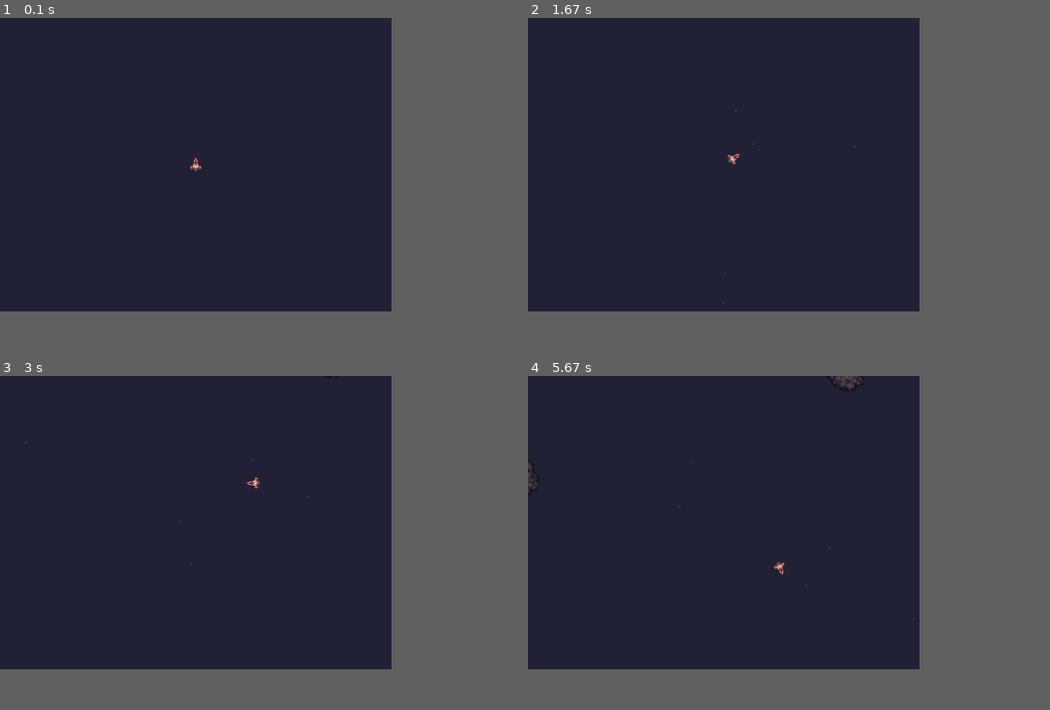
Above: before the commit, frames 1-4 (two rows, left to right).
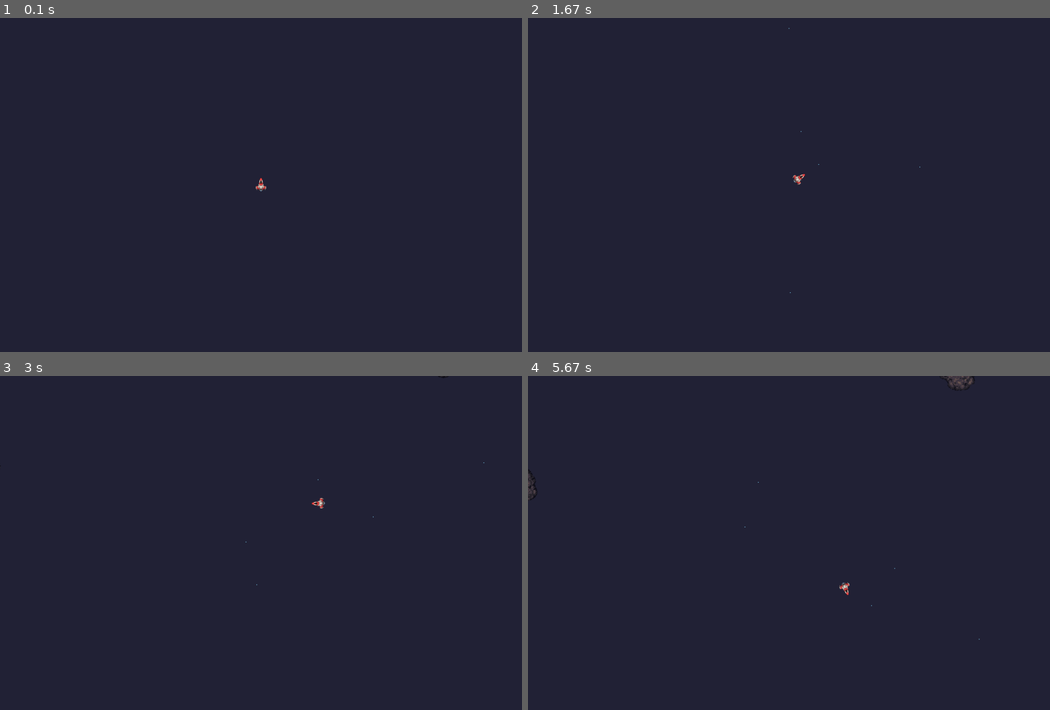
Above: after the commit, the same moments.

Repository: mattstoneham/Pygame
Game: pygame game, started from asteroids/asteroids.py
Two runs of this game, one before a commit and one after it. Both use one fixed random seed, a clock stepped at 60 frames per second and the inputs below.
Inputs:
- Up to frame 1 (0.1 s): no input
- Up to frame 2 (1.67 s): hold Space 0.33-0.8 s; hold D 0.33-0.8 s; hold D 0.83-1.3 s; tap Space at 0.9, 1.2, 1.4 s; hold W 1.33-1.63 s
- Up to frame 3 (3 s): hold D 1.67-2.13 s; tap Space at 1.73, 2.03, 2.23, 2.53, 2.8 s; hold A 2.17-2.7 s; hold A from 2.73 s (still down)
- Up to frame 4 (5.67 s): tap Space at 3.1, 3.23, 3.63, 3.93, 4.3, 4.6, 4.8, 5.1, 5.3, 5.63 s; release A at 3.13 s; hold W 3.17-3.53 s; hold D 3.57-4.2 s; hold A 4.23-4.7 s; hold D 4.73-5.2 s; hold W 5.23-5.53 s; hold D from 5.57 s (still down)
In our replay, the window is 675x506 before the commit and 900x576 after it. These sizes can differ from the game's own. Grey fills any space a smaller window leaves; there, only what the larger window draws over its background counts as a difference.

The runs differ from the first frame. In frame 1, less than 0.1% of the frame differs, in the area x 36-51%, y 41-52%; in frame 2, less than 0.1%; in frame 3, 0.1%; in frame 4, 0.4%, in the area x 0-87%, y 0-79%.

Commit message:
Added more asteroid 01 sprites Asteroid resources now dict of dicts to support per type stats Asteroids now pick random range & dir on spawn, scaled for size New asteroids spawn, initially every 1000ms decreasing by 100ms each time

Diff:
--- a/asteroids/asteroids.py
+++ b/asteroids/asteroids.py
@@ -24,15 +24,14 @@
 class Window(object):
 
     DISPLAYSURF = ''
-    WINDOWSIZE=(1200, 900)
-    CAPTION = 'your caption here'
-
-    def __init__(self, WINDOWSIZE=WINDOWSIZE, CAPTION=CAPTION): # class constructor
-        self.DISPLAYSURF = pygame.display.set_mode(WINDOWSIZE, 0, 32)
+
+    def __init__(self, WINDOW_SIZE=(1280, 1024), CAPTION='your caption here'): # class constructor
+        self.WINDOW_SIZE = WINDOW_SIZE
+        self.DISPLAYSURF = pygame.display.set_mode(WINDOW_SIZE, 0, 32)
         pygame.display.set_caption(CAPTION)
 
     def get_center(self):
-        return (int(self.WINDOWSIZE[0] / 2), int(self.WINDOWSIZE[1] / 2))
+        return (int(self.WINDOW_SIZE[0] / 2), int(self.WINDOW_SIZE[1] / 2))
 
 
 class SpaceObject(pygame.sprite.Sprite):
@@ -153,19 +152,18 @@
             if self.wraparound:
                 # screen position wrap around
                 if self.position.x < -self.screenpadding:
-                    self.position.x = self.window.WINDOWSIZE[0] + self.screenpadding
-                if self.position.x > self.window.WINDOWSIZE[0] + self.screenpadding:
+                    self.position.x = self.window.WINDOW_SIZE[0] + self.screenpadding
+                if self.position.x > self.window.WINDOW_SIZE[0] + self.screenpadding:
                     self.position.x = -self.screenpadding
                 if self.position.y < -self.screenpadding:
-                    self.position.y = self.window.WINDOWSIZE[1] + self.screenpadding
-                if self.position.y > self.window.WINDOWSIZE[1] + self.screenpadding:
+                    self.position.y = self.window.WINDOW_SIZE[1] + self.screenpadding
+                if self.position.y > self.window.WINDOW_SIZE[1] + self.screenpadding:
                     self.position.y = -self.screenpadding
 
             self.position += self.motion_vector
             self.rect.center = self.position
         else:
             # unless heath has dropped to zero or below
-            print('{0} health reached zero'.format(self))
             self.on_health_zero()
 
         self.on_end_update()    # optionally, do something after the update
@@ -296,10 +294,10 @@
     SPAWN_SCREEN_PAD = -100
 
     # resource definitions
-    asteroid_sprites_a = {1: 'asteroid_01_a.png', 2: 'asteroid_01_a.png', 3: 'asteroid_01_a.png'}
-    asteroid_sprites_b = {1: 'asteroid_01_a.png', 2: 'asteroid_01_a.png', 3: 'asteroid_01_a.png'}
-    asteroid_sprites_c = {1: 'asteroid_01_a.png', 2: 'asteroid_01_a.png', 3: 'asteroid_01_a.png'}
-    asteroid_sprites_d = {1: 'asteroid_01_a.png', 2: 'asteroid_01_a.png', 3: 'asteroid_01_a.png'}
+    asteroid_sprites_a = {'images':{1: 'asteroid_01_a.png', 2: 'asteroid_01_b.png', 3: 'asteroid_01_c.png'}}
+    asteroid_sprites_b = {'images':{1: 'asteroid_01_a.png', 2: 'asteroid_01_b.png', 3: 'asteroid_01_c.png'}}
+    asteroid_sprites_c = {'images':{1: 'asteroid_01_a.png', 2: 'asteroid_01_b.png', 3: 'asteroid_01_c.png'}}
+    asteroid_sprites_d = {'images':{1: 'asteroid_01_a.png', 2: 'asteroid_01_b.png', 3: 'asteroid_01_c.png'}}
 
     def __init__(self, window, stage=1, spawn_position=False):  # class constructor
         SpaceObject.__init__(self, window)  # init the parent class
@@ -308,17 +306,18 @@
 
         self.stage = stage
         self.health = 100
-        self.min_velocity = 0.05     # default values for 100 x 100 sprite
-        self.max_velocity = 0.4    # default values for 100 x 100 sprite
-        self.rotation_speed = 1     # default values for 100 x 100 sprite
-
+        self.min_velocity = 0.05            # default values for 120 x 120 sprite
+        self.max_velocity = 0.4             # default values for 120 x 120 sprite
+        self.min_rotation_speed = 0.1       # default values for 120 x 120 sprite
+        self.max_rotation_speed = 0.3       # default values for 120 x 120 sprite
 
 
         # pick random sprite set
         self.asteroid_sprites = {}
         self.asteroid_sprites = np.random.choice([self.asteroid_sprites_a, self.asteroid_sprites_b,
                                                   self.asteroid_sprites_c, self.asteroid_sprites_d], 1)[0]
-        self.image_original = pygame.image.load(os.path.join(SPRITEDIR, self.asteroid_sprites[self.stage]))
+
+        self.image_original = pygame.image.load(os.path.join(SPRITEDIR, self.asteroid_sprites['images'][self.stage]))
 
         # this is temporary, need some art at this resolution
         if stage == 1:
@@ -327,10 +326,14 @@
             self.image_original = pygame.transform.smoothscale(self.image_original, (70, 70))
             self.min_velocity *= 2
             self.max_velocity *= 2
+            self.min_rotation_speed *= 2
+            self.max_rotation_speed *= 2
         if stage == 3:
             self.image_original = pygame.transform.smoothscale(self.image_original, (35, 35))
             self.min_velocity *= 4
             self.max_velocity *= 4
+            self.min_rotation_speed *= 4
+            self.max_rotation_speed *= 4
 
         self.image = self.image_original.copy()
         self.image.set_colorkey((COLOURS['BLACK']))
@@ -341,44 +344,46 @@
 
         # build polar vector of x = 0, y = rand min->max
         self.motion_vector = pygame.Vector2(0, random.uniform(self.min_velocity, self.max_velocity))
+        # set rotation speed, pick between rand min/max and direction
+        self.rotation_speed = random.uniform(self.min_rotation_speed, self.max_rotation_speed) * np.random.choice([1, -1])
 
         if spawn_position:
-            #print('spawning asteroid at position {0}'.format(spawn_position))
             # spawn at given position
             self.position = pygame.Vector2(spawn_position[0], spawn_position[1])
             self.motion_vector = self.motion_vector.rotate(random.randint(0, 360))
         else:
-            #print('Spawning asteroid randomly off screen')
             # pick random side to spawn - top, left, right, bottom
             spawnside = np.random.choice(['top', 'bottom', 'left', 'right'], 1)[0]
             # pick random (range constrained) position and vector rotate to start
             if spawnside == 'top':
-                self.position = pygame.Vector2(random.randint(0, window.WINDOWSIZE[0]), self.SPAWN_SCREEN_PAD)
+                self.position = pygame.Vector2(random.randint(0, window.WINDOW_SIZE[0]), self.SPAWN_SCREEN_PAD)
                 self.motion_vector = self.motion_vector.rotate((random.randint(-80, 80)) - 1)
             if spawnside == 'left':
-                self.position = pygame.Vector2(self.SPAWN_SCREEN_PAD, random.randint(0, window.WINDOWSIZE[1]))
+                self.position = pygame.Vector2(self.SPAWN_SCREEN_PAD, random.randint(0, window.WINDOW_SIZE[1]))
                 self.motion_vector = self.motion_vector.rotate((random.randint(10, 170)) * -1)
             if spawnside == 'right':
-                self.position = pygame.Vector2(window.WINDOWSIZE[0] - self.SPAWN_SCREEN_PAD,
-                                               random.randint(0, window.WINDOWSIZE[1]))
+                self.position = pygame.Vector2(window.WINDOW_SIZE[0] - self.SPAWN_SCREEN_PAD,
+                                               random.randint(0, window.WINDOW_SIZE[1]))
                 self.motion_vector = self.motion_vector.rotate((random.randint(190, 350)) * -1)
             if spawnside == 'bottom':
-                self.position = pygame.Vector2(random.randint(0, window.WINDOWSIZE[0]),
-                                               window.WINDOWSIZE[1] - self.SPAWN_SCREEN_PAD)
+                self.position = pygame.Vector2(random.randint(0, window.WINDOW_SIZE[0]),
+                                               window.WINDOW_SIZE[1] - self.SPAWN_SCREEN_PAD)
                 self.motion_vector = self.motion_vector.rotate((random.randint(100, 260)) - 1)
 
         self.rect.center = self.position
 
+    def update_orientation(self):
+        self.orientation += self.rotation_speed
+
     def set_wraparound(self):  # overrides inherited method to allow spawning off screen, with wraparound set to true once visible
-        if self.position.x > 0 and self.position.x < self.window.WINDOWSIZE[0]:
-            if self.position.y > 0 and self.position.y < self.window.WINDOWSIZE[1]:
+        if self.position.x > 0 and self.position.x < self.window.WINDOW_SIZE[0]:
+            if self.position.y > 0 and self.position.y < self.window.WINDOW_SIZE[1]:
                 self.wraparound = True
         return self.wraparound
 
     def on_health_zero(self):
         if not self.stage == 3:
             for i in range(4):
-                #print('Spawning new asteroids')
                 ast = Asteroid(self.window, stage=self.stage+1, spawn_position=self.rect.center)
                 asteroid_sprites.add(ast)
         pygame.sprite.Sprite.kill(self)
@@ -404,12 +409,9 @@
         self.health = 1
         self.damage = 100
         self.lifespan = 1500  # milliseconds
-        # print('spawned projectile at {0} with vector {1}'.format(self.position, self.motion_vector))
         self.window = window
 
         self.rebuild()
-        #self.rect = self.image.get_rect()
-        #self.screenpadding = (self.image_original.get_rect().size[1] / 2)  # set wrap screen padding to half sprite size
 
     def set_wraparound(self):
         return True
@@ -431,40 +433,48 @@
     FPS = 120               # set frames per second
     COLLISION_TICK = 16     # tick interval in milliseconds for collision detection
     RESPAWN_DELAY = 3000    # re-spawn delay time in milliseconds
-
     clock = pygame.time.Clock()
+
     # create the window
-    window = Window(CAPTION='player movement test')  # instance a window for the game
-
-    # keyboard mappings
+    window = Window(WINDOW_SIZE=(1600, 1024), CAPTION='player movement test')  # instance a window for the game
+
+    # player1 keyboard mappings
     INPUT_ROTATE_CCW = 'left_arrow'
     INPUT_ROTATE_CW = 'right_arrow'
     INPUT_THRUST = 'up_arrow'
     INPUT_FIRE = 'space'
 
     # spawn the player
-    #player_sprites = pygame.sprite.Group()
     player1 = Player(window)
     player_sprites.add(player1)
     player_update_sprites.add(player1)
     player_draw_sprites.add(player1)
-    player_awaiting_respawn = {}   # dict of players awaiting respawn, contains player object and time
+    player_awaiting_respawn = {}   # dict of players awaiting re-spawn, contains player object and time
 
     # spawn some asteroids!
-    #asteroid_sprites = pygame.sprite.Group()
     asteroid_spawn_interval = 10000  # in milliseconds
     num_initial_asteroids = 4
 
     asteroid_list = []
     for i in range(num_initial_asteroids):
-        #print('spawning asteroid')
         ast = Asteroid(window)
         asteroid_sprites.add(ast)
-
+    last_asteroid_spawntime = 0
+    print('asteroid spawned, next one in {0} milliseconds'.format(asteroid_spawn_interval))
 
     while True: # main game loop
         clock.tick(FPS)
         timenow = pygame.time.get_ticks()
+
+
+        # asteroid spawn manager
+        if timenow > last_asteroid_spawntime + asteroid_spawn_interval:
+            # spawn another asteroid
+            asteroid_sprites.add(Asteroid(window))
+            asteroid_spawn_interval -= 100
+            print('asteroid spawned, next one in {0} milliseconds'.format(asteroid_spawn_interval))
+            last_asteroid_spawntime = timenow
+
 
         # Event handling
         for event in pygame.event.get():
@@ -472,29 +482,28 @@
                 pygame.quit()
                 sys.exit()
 
-        # input handling
+
         keystate = pygame.key.get_pressed()
-        if keystate[pygame.K_a]:
-            player1.rotate(direction='ccw')
-        if keystate[pygame.K_d]:
-            player1.rotate(direction='cw')
-        if keystate[pygame.K_w]:
-            player1.thrust()
-        if keystate[pygame.K_SPACE]:
-            if (timenow - player1.last_fire) > player1.firing_interval:
-                # instance the projectile class here
-
-                projectile = Projectile(window=window, position=player1.position, ship_vector=player1.motion_vector,
-                                        ship_orientation=player1.orientation, speed=player1.projectile_speed, spawntime=timenow)
-                projectile_sprites.add(projectile)
-                player1.last_fire = timenow
+        # player1 input handling
+        if player1.state == 'playing':
+            if keystate[pygame.K_a]:
+                player1.rotate(direction='ccw')
+            if keystate[pygame.K_d]:
+                player1.rotate(direction='cw')
+            if keystate[pygame.K_w]:
+                player1.thrust()
+            if keystate[pygame.K_SPACE]:
+                if (timenow - player1.last_fire) > player1.firing_interval:
+                    # instance the projectile class here
+                    projectile = Projectile(window=window, position=player1.position, ship_vector=player1.motion_vector,
+                                            ship_orientation=player1.orientation, speed=player1.projectile_speed, spawntime=timenow)
+                    projectile_sprites.add(projectile)
+                    player1.last_fire = timenow
 
         # check for end-of-life projectiles and kill
         for projectile in projectile_sprites:
             if (projectile.spawntime + projectile.lifespan) < timenow:
                 pygame.sprite.Sprite.kill(projectile)
-
-
 
 
         # Collision checks
@@ -502,12 +511,10 @@
             if (timenow - projectile.last_collision_check) > COLLISION_TICK:
                 projectile.collision_check(asteroid_sprites)
                 projectile.last_collision_check = timenow
-
         for player in player_draw_sprites:
             if (timenow - player.last_collision_check) > COLLISION_TICK:
                 player.collision_check(asteroid_sprites)
                 player.last_collision_check = timenow
-
 
 
         # Check player states and manage group membership # dead, playing, health zero, awaiting re-spawn, teleporting
@@ -522,6 +529,7 @@
                 player.state = 'awaiting re-spawn'
                 # set health to default
                 player.health = player.DEFAULT_HEALTH
+
 
         # re-spawn manager
         keys = []
@@ -536,6 +544,7 @@
                 # add player back into the update and draw groups
                 player_draw_sprites.add(player)
                 player_update_sprites.add(player)
+                player.state = 'playing'
                 keys.append(player)
         for key in keys:  # can't modify a dict length while iterating over it, so do outside of the iterator
             del player_awaiting_respawn[key]
@@ -565,29 +574,9 @@
 '''
 
 
-if player health zero, but lives left
-    spawn an explosion at player position
-    remove player from draw group (also stops collision)
-    remove player from update group
-    store time
-    place player in awaiting respawn state
-
-
-the each tick
-    for each player awaiting respawn
-        check player respawn delay against current time
-        if time threshold reached
-        call player respawn method
-        set player invunerable for 3 seconds (should probably prevent firing)
-
-
-
-
 
 To Do:
 
-link projectile speed to player property
-player collision
 more asteroid spawning
 score, lives display
 teleporting
Binary file changed: asteroids/sprites/asteroid_01_a.png
Binary file added: asteroids/sprites/asteroid_01_b.png
Binary file added: asteroids/sprites/asteroid_01_c.png
